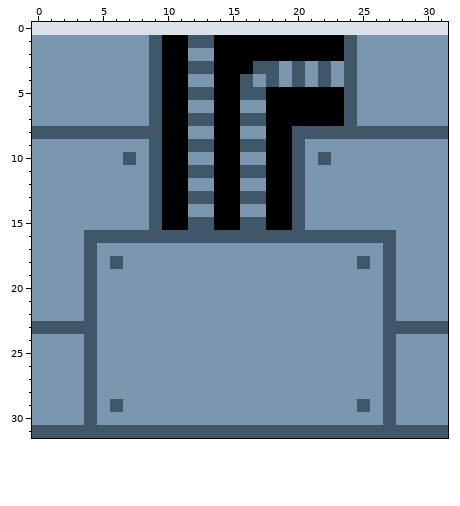
Pixel-art sprite: The Indie Game Legend 3D/Client/Resources/Sector1_Diffuse/WallPipes.png. Above, as it was before the edit.
The file is 32x32 pixels.
Once edited:
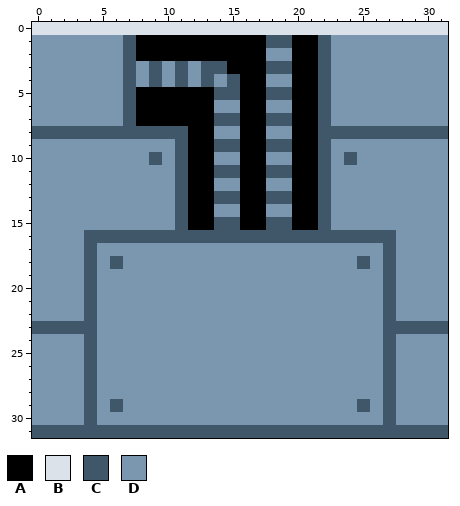
Palette (. is transparent): A #000000  B #dbe2e9  C #40576a  D #7b97af
What changed:
{"y":1,"x":7,"old":"DDC","new":"CAA"}
{"y":1,"x":12,"old":"CC","new":"AA"}
{"y":1,"x":18,"old":"AA","new":"CC"}
{"y":1,"x":22,"old":"AAC","new":"CDD"}
{"y":2,"x":7,"old":"DDC","new":"CAA"}
{"y":2,"x":12,"old":"DD","new":"AA"}
{"y":2,"x":18,"old":"AA","new":"DD"}
{"y":2,"x":22,"old":"AAC","new":"CDD"}
{"y":3,"x":7,"old":"D","new":"C"}
{"y":3,"x":10,"old":"AAC","new":"DCD"}
{"y":3,"x":14,"old":"A","new":"C"}
{"y":3,"x":17,"old":"C","new":"A"}
{"y":3,"x":19,"old":"DCD","new":"CAA"}
{"y":3,"x":24,"old":"C","new":"D"}
{"y":4,"x":7,"old":"D","new":"C"}
{"y":4,"x":10,"old":"AA","new":"DC"}
{"y":4,"x":13,"old":"DAACDC","new":"CDCAAD"}
{"y":4,"x":20,"old":"CD","new":"AA"}
{"y":4,"x":24,"old":"C","new":"D"}
{"y":5,"x":7,"old":"DDC","new":"CAA"}
{"y":5,"x":12,"old":"CCAACCAA","new":"AACCAACC"}
{"y":5,"x":22,"old":"AAC","new":"CDD"}
{"y":6,"x":7,"old":"DDC","new":"CAA"}
{"y":6,"x":12,"old":"DDAADDAA","new":"AADDAADD"}
{"y":6,"x":22,"old":"AAC","new":"CDD"}
{"y":7,"x":7,"old":"DDC","new":"CAA"}
{"y":7,"x":12,"old":"CCAACCAA","new":"AACCAACC"}
{"y":7,"x":22,"old":"AAC","new":"CDD"}
{"y":8,"x":10,"old":"AADDAADDAACC","new":"CCAADDAADDAA"}
{"y":9,"x":9,"old":"CAACCAACCAACDD","new":"DDCAACCAACCAAC"}
{"y":10,"x":7,"old":"C","new":"D"}
{"y":10,"x":10,"old":"AADDAADDAACD","new":"DCAADDAADDAA"}
{"y":10,"x":24,"old":"D","new":"C"}
{"y":11,"x":9,"old":"CAACCAACCAACDD","new":"DDCAACCAACCAAC"}
{"y":12,"x":9,"old":"CAADDAADDAACDD","new":"DDCAADDAADDAAC"}
{"y":13,"x":9,"old":"CAACCAACCAACDD","new":"DDCAACCAACCAAC"}
{"y":14,"x":9,"old":"CAADDAADDAACDD","new":"DDCAADDAADDAAC"}
{"y":15,"x":9,"old":"CAACCAACCAACDD","new":"DDCAACCAACCAAC"}
